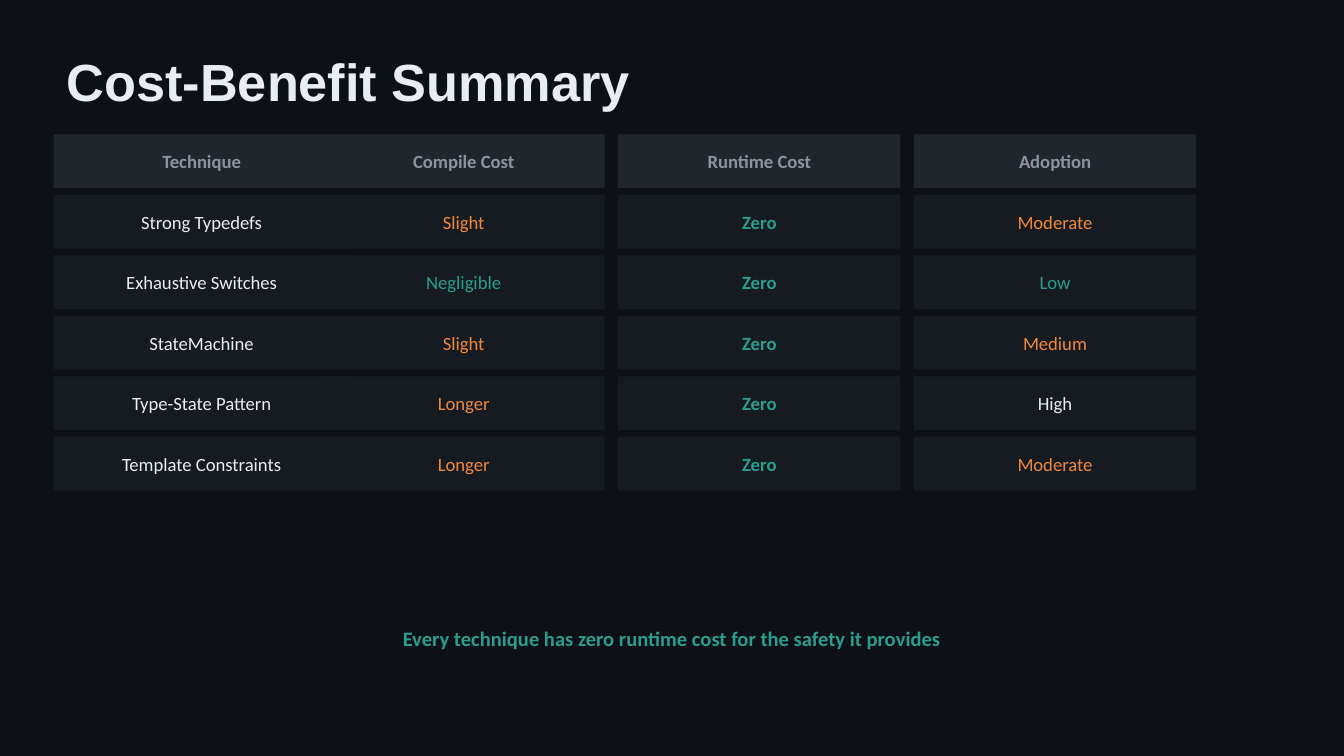
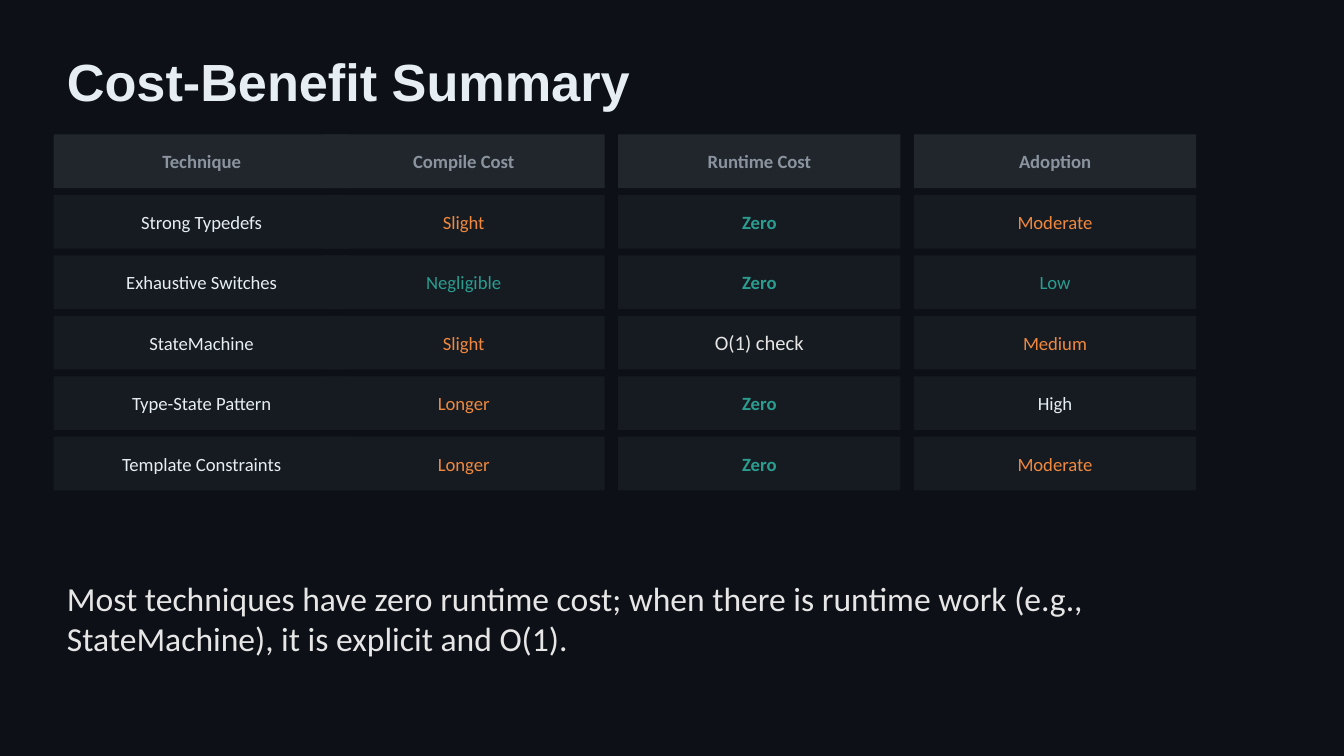
Before and after one commit to schroedermatthew/FatP, a slide deck: slide 7 of Teaching/Compile Time Errrors/compile_time_error_detection_overview.pptx. Drawn at 1344x756 pixels with LibreOffice and Linux fonts; fonts in the diff are those of the drawing. Boxes give left, top, right and bottom in pixels: in the first picture for what was removed or moved away, otherwise in the second. Text is boxed around its words. In the diff, an @@ line names an element or a change of style, - is before the commit and + after.

```diff
--- a/Teaching/Compile Time Errrors/compile_time_error_detection_overview.pptx
+++ b/Teaching/Compile Time Errrors/compile_time_error_detection_overview.pptx
@@ text at bbox=[715, 335, 804, 353]: text changed; size 10 to 11 pt; text colour #2A9D8F to #E7E6E6; bold off @@
-Zero
+O(1) check
@@ text at bbox=[67, 586, 1082, 657]: text changed; size 11 to 18 pt; text colour #2A9D8F to #E7E6E6; bold off @@
-Every technique has zero runtime cost for the safety it provides
+Most techniques have zero runtime cost; when there is runtime work (e.g., StateMachine), it is explicit and O(1).
```
Also in this commit, not shown: 6 other slides changed, 48 other files.
